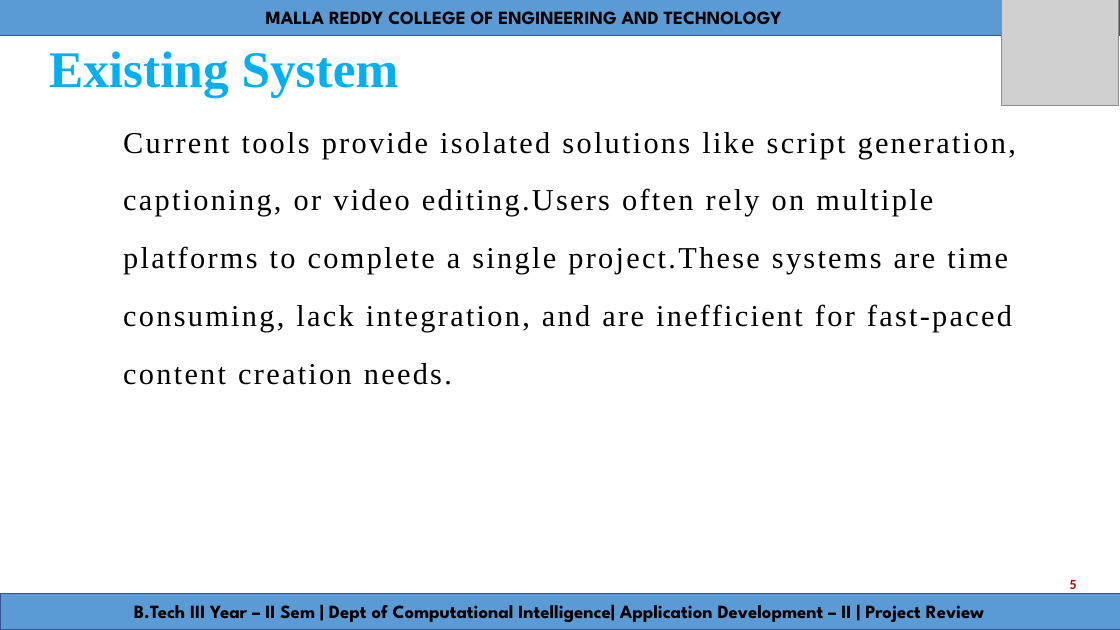
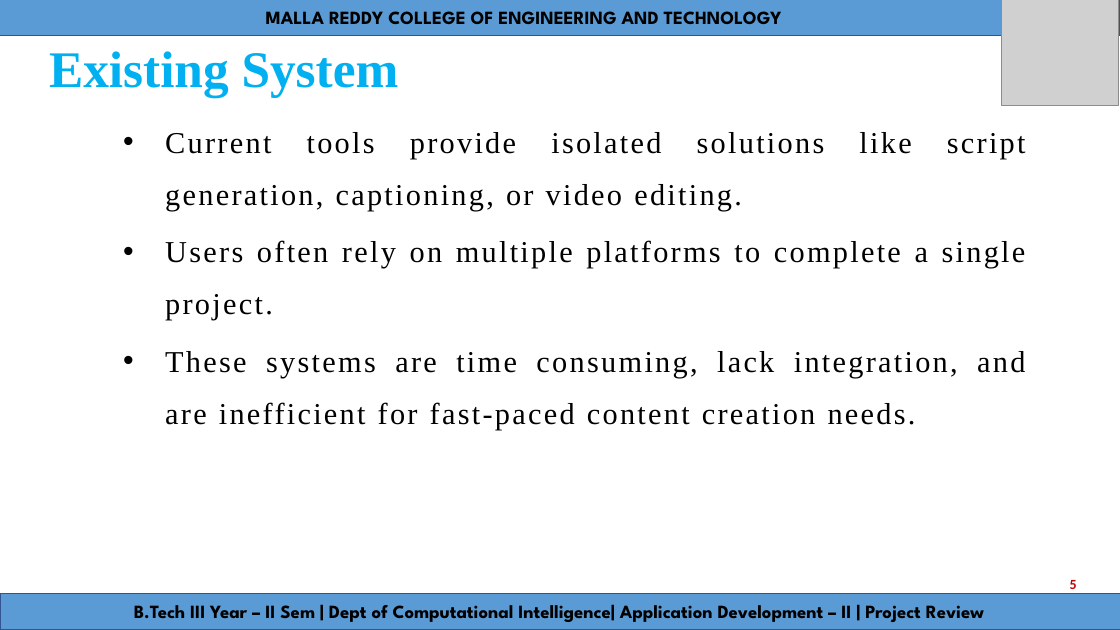
Before and after one commit to DurishettyAnirudh/AD-1, a slide deck: slide 5 of Documentation/PPT_video_Generator.pptx. Drawn at 1120x630 pixels with LibreOffice and Linux fonts; fonts in the diff are those of the drawing; grey boxes stand for pictures. Boxes give left, top, right and bottom in pixels: in the first picture for what was removed or moved away, otherwise in the second. Text is boxed around its words. In the diff, an @@ line names an element or a change of style, - is before the commit and + after.

```diff
--- a/Documentation/PPT_video_Generator.pptx
+++ b/Documentation/PPT_video_Generator.pptx
@@ text at [165, 132, 1026, 431]: text changed @@
-  Current tools provide isolated solutions like script generation,
-  captioning, or video editing.Users often rely on multiple
-  platforms to complete a single project.These systems are time
-  consuming, lack integration, and are inefficient for fast-paced
-  content creation needs.
+  • Current tools provide isolated solutions like script generation, captioning, or video editing.
+  • Users often rely on multiple platforms to complete a single project.
+  • These systems are time consuming, lack integration, and are inefficient for fast-paced content creation needs.
```
Also in this commit, not shown: 4 other slides changed, 5 slides added, 5 other files.
